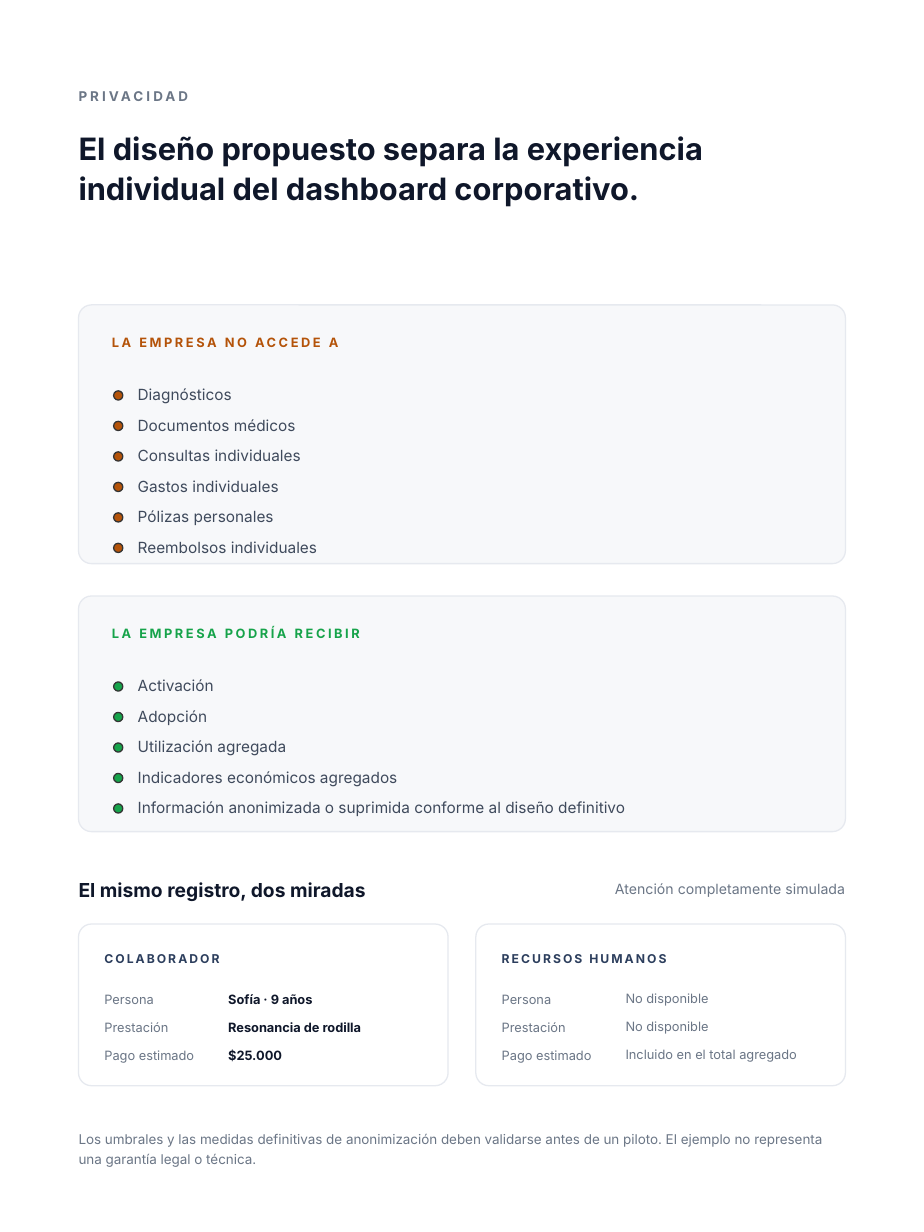
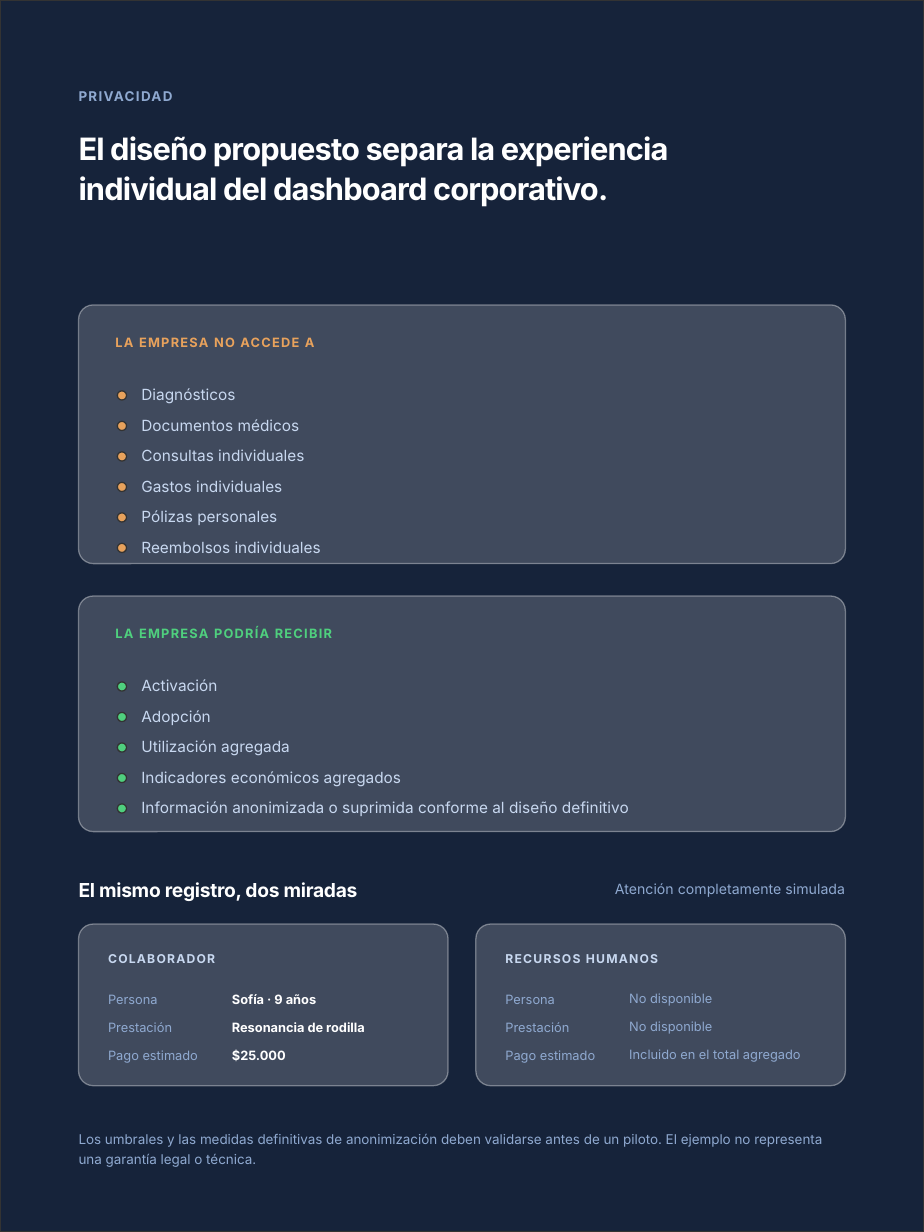
Before and after one commit to aplicatuseguro-cl/Prototipo-comercial, a slide deck: slide 6 of presentacion/Aplica-tu-Seguro-Presentacion-Comercial-v2.pptx. Drawn at 924x1232 pixels with LibreOffice and Linux fonts; fonts in the diff are those of the drawing; background and template pictures are left out. Boxes give left, top, right and bottom in pixels: in the first picture for what was removed or moved away, otherwise in the second. Text is boxed around its words. In the diff, an @@ line names an element or a change of style, - is before the commit and + after.

```diff
--- a/presentacion/Aplica-tu-Seguro-Presentacion-Comercial-v2.pptx
+++ b/presentacion/Aplica-tu-Seguro-Presentacion-Comercial-v2.pptx
@@ background #FFFFFF to picture (left out) @@
@@ rectangle added at (0, 0, 924, 1232), fill #16233A at 83% opacity, outline #333333 1 pt @@
@@ text "PRIVACIDAD" at (79, 91, 173, 101): text colour #6B7686 to #8FA9D0, letter spacing 2.4 to 1.1 pt @@
@@ text "El diseño propuesto separa la ..." at (79, 136, 669, 207): text colour #0F172A to #FFFFFF, letter spacing 0 to -0.7 pt @@
@@ rounded rectangle at (79, 305, 845, 564): fill #F7F8FA to #FFFFFF at 18% opacity; outline #E6E9EF 1 pt to #FFFFFF 1 pt; proportions changed @@
@@ text "LA EMPRESA NO ACCEDE A" at (115, 337, 315, 347): text colour #B45309 to #E8A25C, letter spacing 2 to 1 pt @@
@@ fill #B45309 to #E8A25C in 6 elements at (117, 391, 127, 400), (117, 421, 127, 431), (117, 452, 127, 461), (117, 482, 127, 492), (117, 513, 127, 522), (117, 543, 127, 553) @@
@@ ellipse: place and size @@
-ellipse at (114, 391, 123, 400)
+ellipse at (117, 543, 127, 553)
@@ rounded rectangle at (79, 596, 845, 832): fill #F7F8FA to #FFFFFF at 18% opacity; outline #E6E9EF 1 pt to #FFFFFF 1 pt; proportions changed @@
@@ text "LA EMPRESA PODRÍA RECIBIR" at (115, 627, 332, 638): text colour #16A34A to #4FD07E, letter spacing 2 to 1 pt @@
@@ 9 ellipses: place and size @@
-9 ellipses at (114, 421, 123, 813)
+9 ellipses at (117, 391, 127, 783)
@@ fill #16A34A to #4FD07E in 5 elements at (117, 743, 127, 752), (117, 682, 127, 691), (117, 712, 127, 722), (117, 773, 127, 783), (117, 804, 127, 813) @@
@@ ellipse: place and size @@
-ellipse at (114, 682, 123, 691)
+ellipse at (117, 804, 127, 813)
@@ text colour #3F4A5C to #C8D8F0 in 11 elements at (141, 388, 235, 403), (141, 419, 300, 431), (141, 449, 304, 461), (141, 480, 282, 492), (141, 510, 277, 525), (141, 541, 321, 553), (141, 679, 217, 691), (141, 710, 210, 725), (141, 740, 290, 755), (141, 771, 401, 786), (141, 801, 629, 816) @@
@@ text "El mismo registro, dos miradas" at (79, 882, 358, 901): text colour #0F172A to #FFFFFF, letter spacing 0 to -0.2 pt @@
@@ rounded rectangle at (79, 924, 448, 1086): fill #FFFFFF to #FFFFFF at 18% opacity; outline #E6E9EF 1 pt to #FFFFFF 1 pt; proportions changed @@
@@ rounded rectangle at (476, 924, 845, 1086): fill #FFFFFF to #FFFFFF at 18% opacity; outline #E6E9EF 1 pt to #FFFFFF 1 pt; proportions changed @@
@@ text "COLABORADOR" at (108, 948, 419, 972): text colour #2C3E5D to #C8D8F0, letter spacing 1.6 to 0.9 pt @@
@@ text "RECURSOS HUMANOS" at (586, 954, 658, 963): text colour #2C3E5D to #C8D8F0, letter spacing 1.6 to 0.9 pt @@
@@ text "No disponible": place and size @@
-text "No disponible" at (626, 1021, 708, 1034)
+text "No disponible" at (629, 993, 712, 1006)
@@ text colour #6B7686 to #8FA9D0 in 11 elements at (629, 993, 712, 1006), (615, 883, 845, 897), (79, 1134, 822, 1167), (108, 995, 158, 1004), (108, 1022, 172, 1032), (108, 1050, 198, 1063), (505, 995, 555, 1004), (505, 1022, 569, 1032), (505, 1050, 595, 1063), (629, 1049, 801, 1062), (629, 1021, 712, 1034) @@
@@ text "No disponible": place and size @@
-text "No disponible" at (626, 993, 708, 1006)
+text "No disponible" at (629, 1021, 712, 1034)
@@ text colour #0F172A to #FFFFFF in 3 elements at (232, 994, 316, 1004), (232, 1022, 365, 1032), (232, 1049, 286, 1061) @@
```
Also in this commit, not shown: 8 other slides changed, 6 other files.
